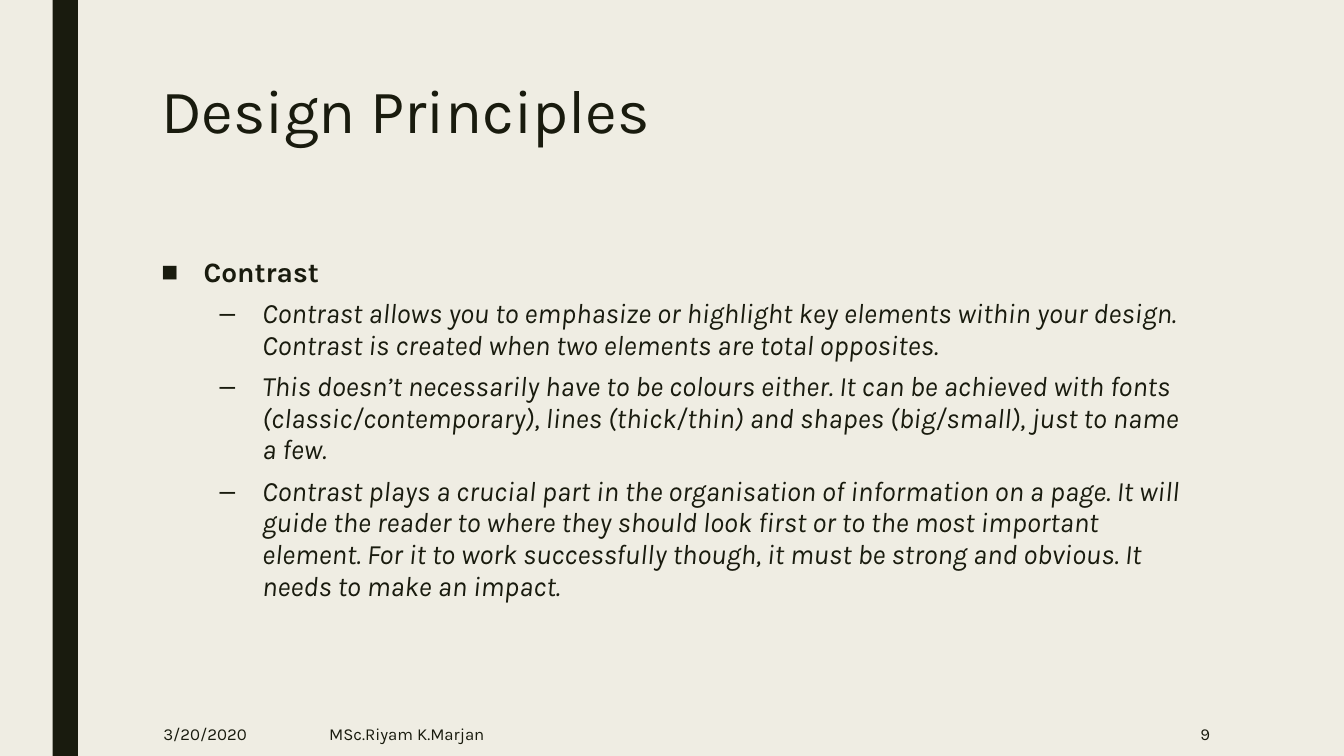
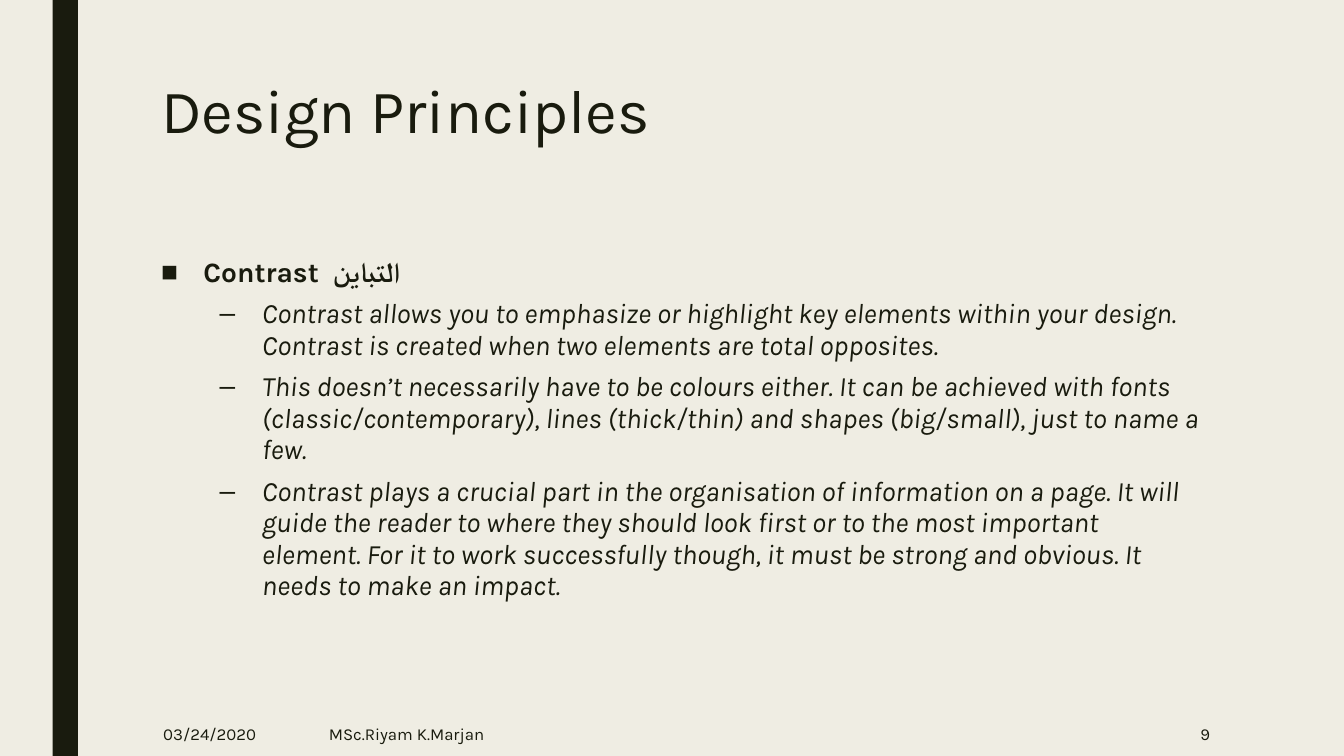
Before and after one commit to iamsajjad/study, a slide deck: slide 9 of WebGraphic/week1.pptx. Drawn at 1344x756 pixels with LibreOffice and Linux fonts; fonts in the diff are those of the drawing. Boxes give left, top, right and bottom in pixels: in the first picture for what was removed or moved away, otherwise in the second. Text is boxed around its words. In the diff, an @@ line names an element or a change of style, - is before the commit and + after.

```diff
--- a/WebGraphic/week1.pptx
+++ b/WebGraphic/week1.pptx
@@ text at [203,263,400,289]: text changed @@
-■ Contrast
+■ Contrast التباين
@@ text at [163,727,256,742]: text changed @@
-3/20/2020
+03/24/2020
```
Also in this commit, not shown: 18 other slides changed, 1 other file.
